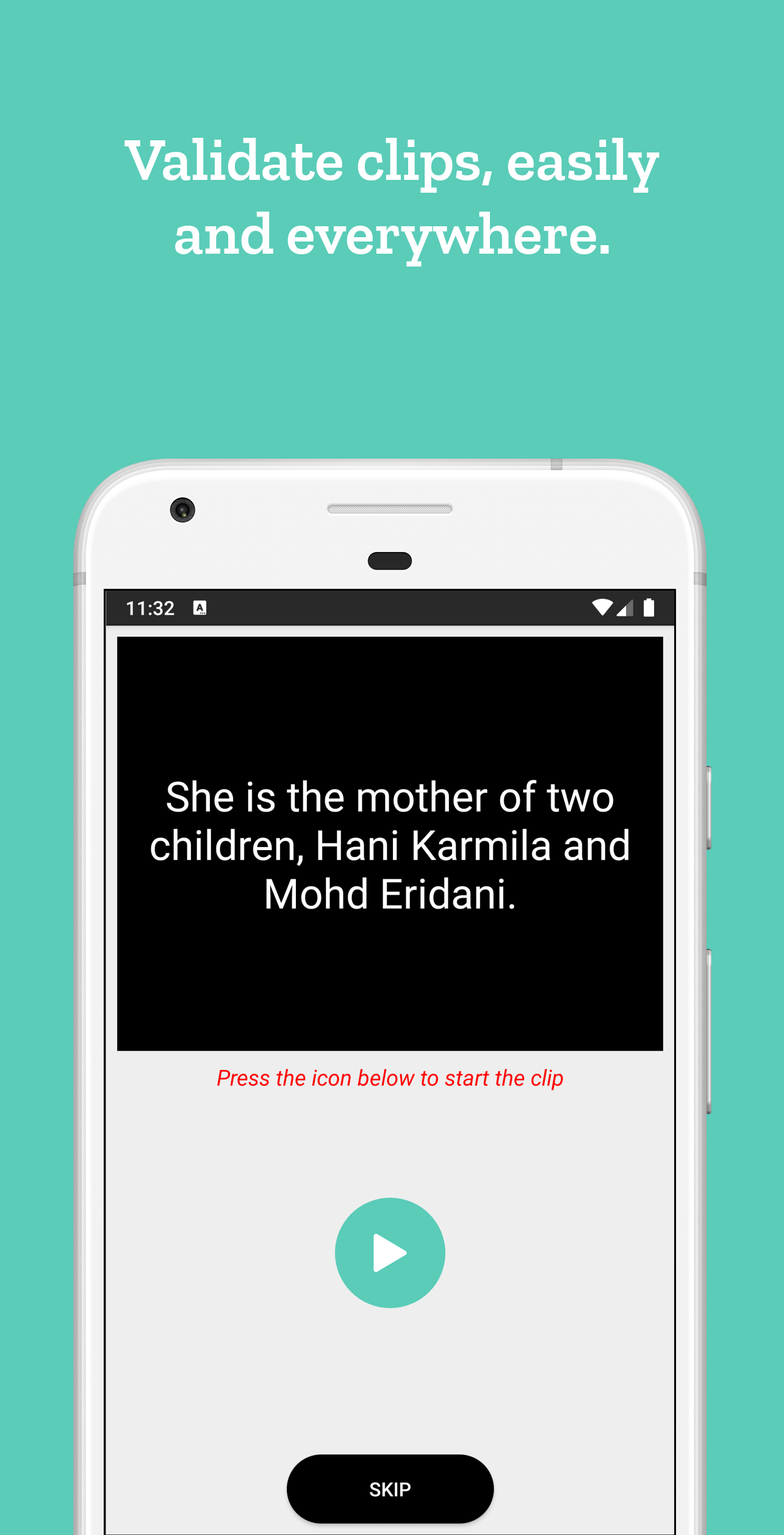
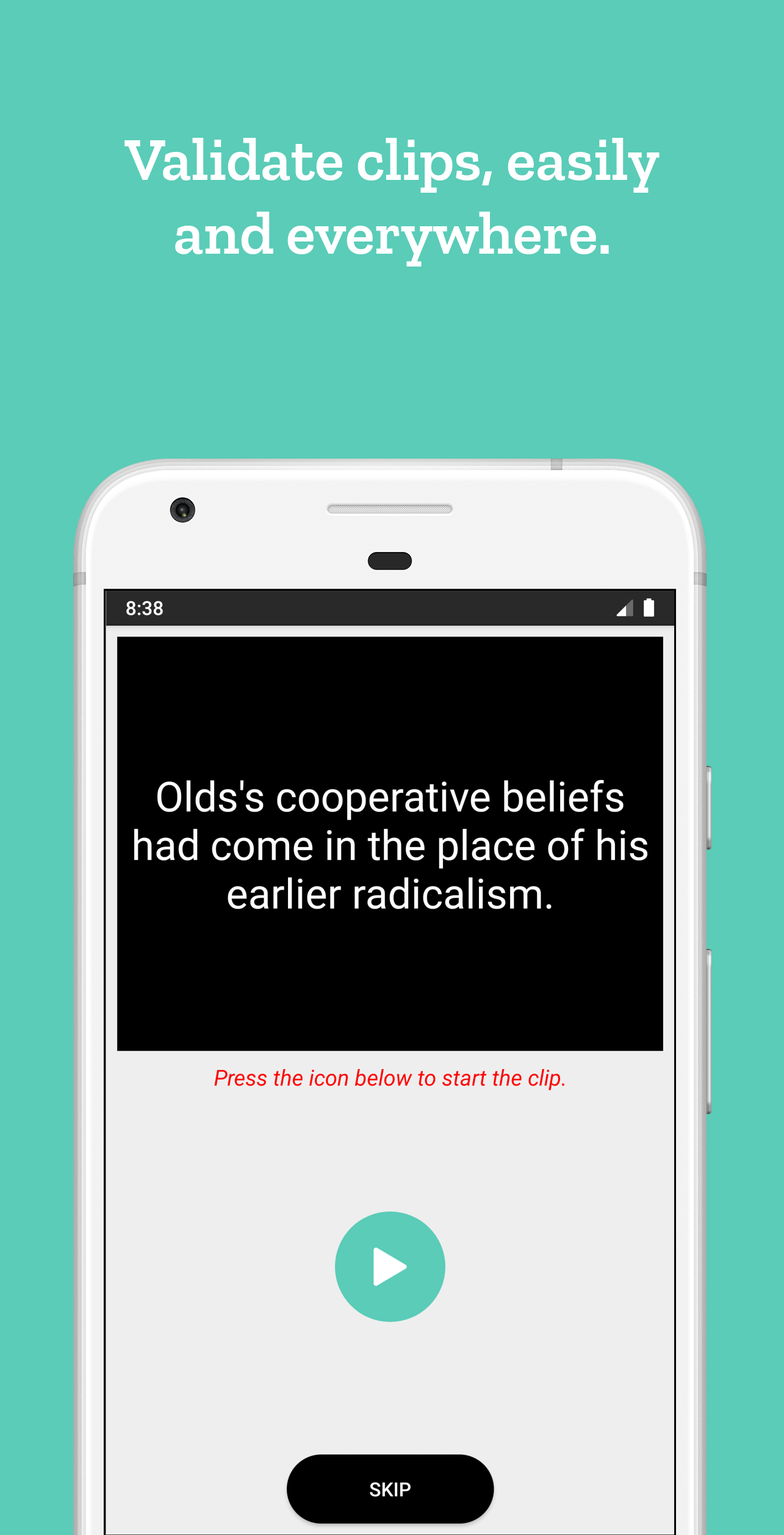
Revision of a layered 784px x 1535px image; what changed, layer by layer:
renamed "Image" to "5.png", painted on it over [125, 597, 648, 1324]
